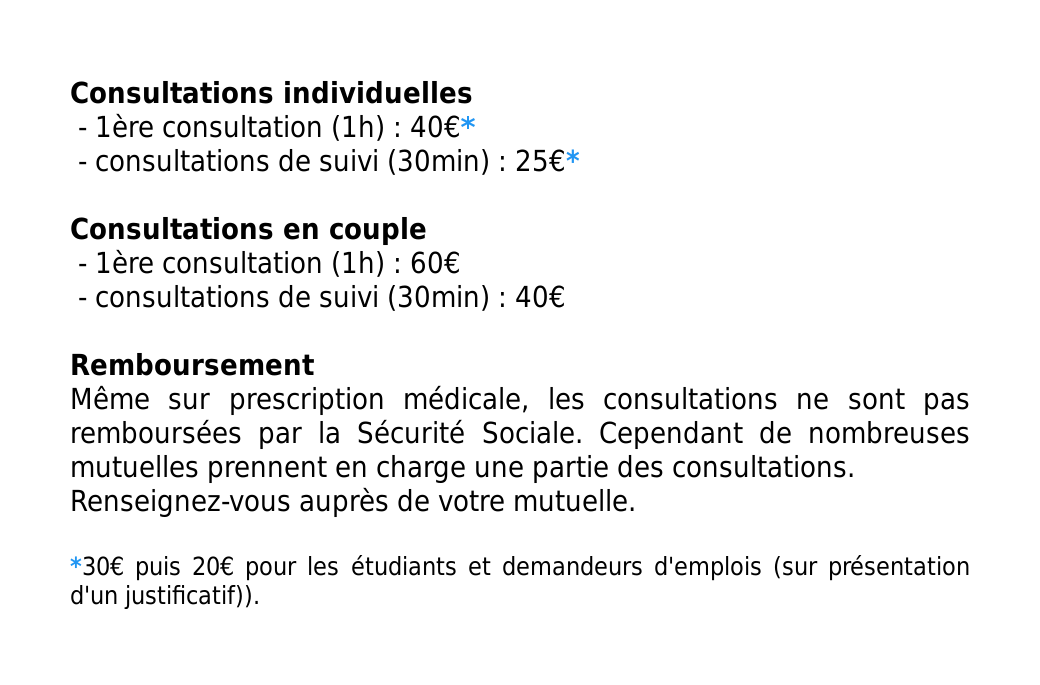
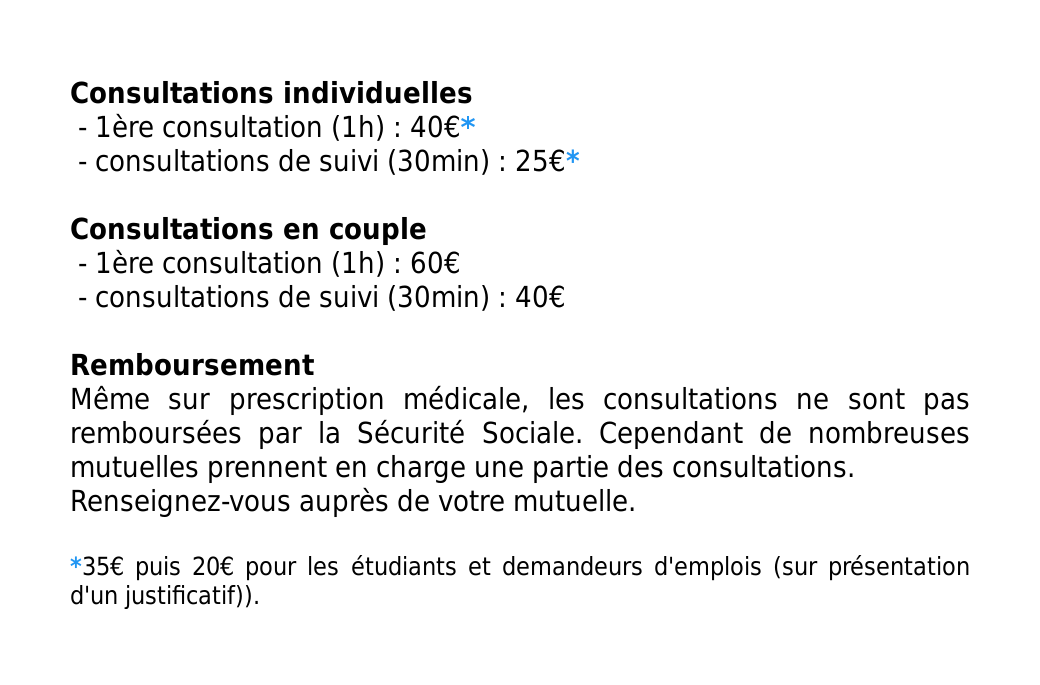
Layered file, before and after one edit (1040 × 685). Changes by layer:
painted on "Consultations individuelles ..." over [97, 556, 109, 576]
